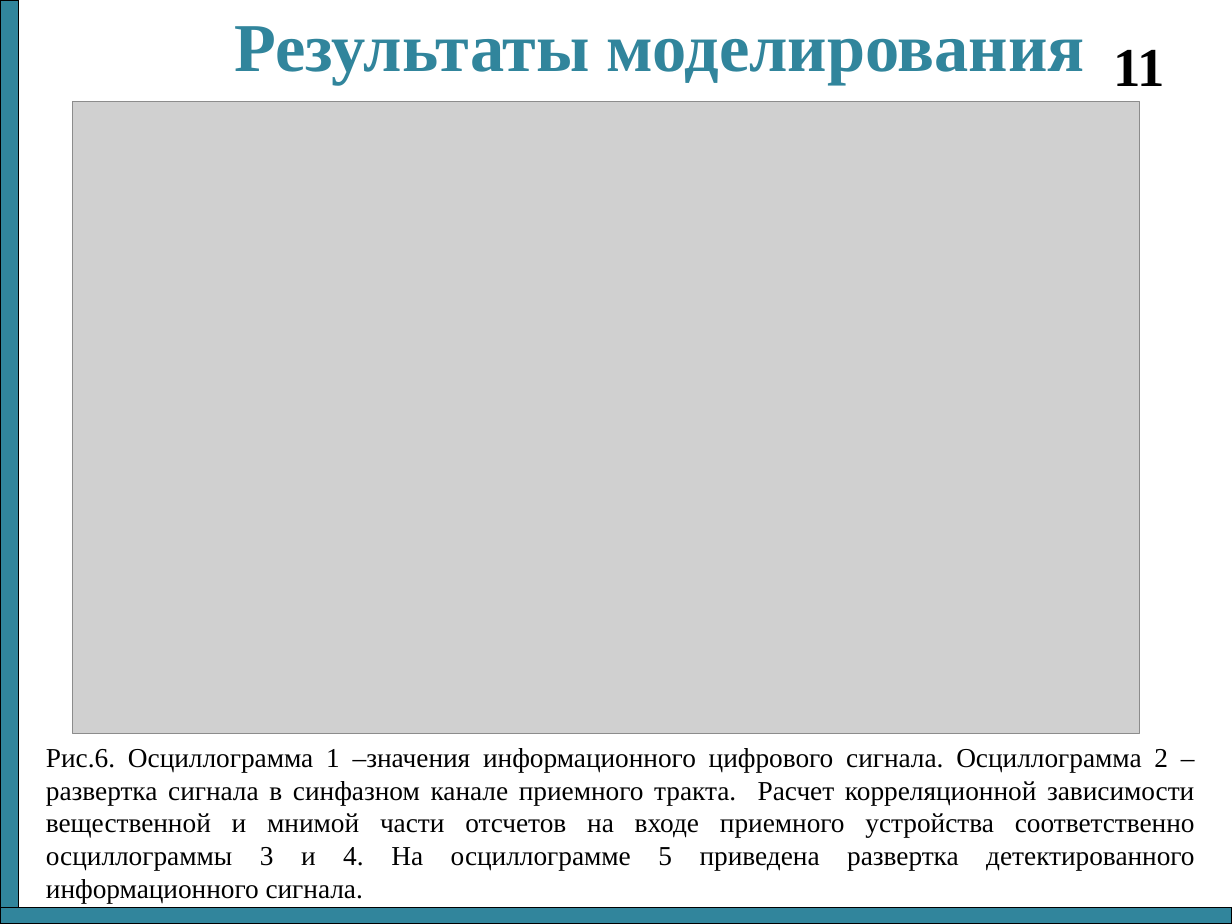
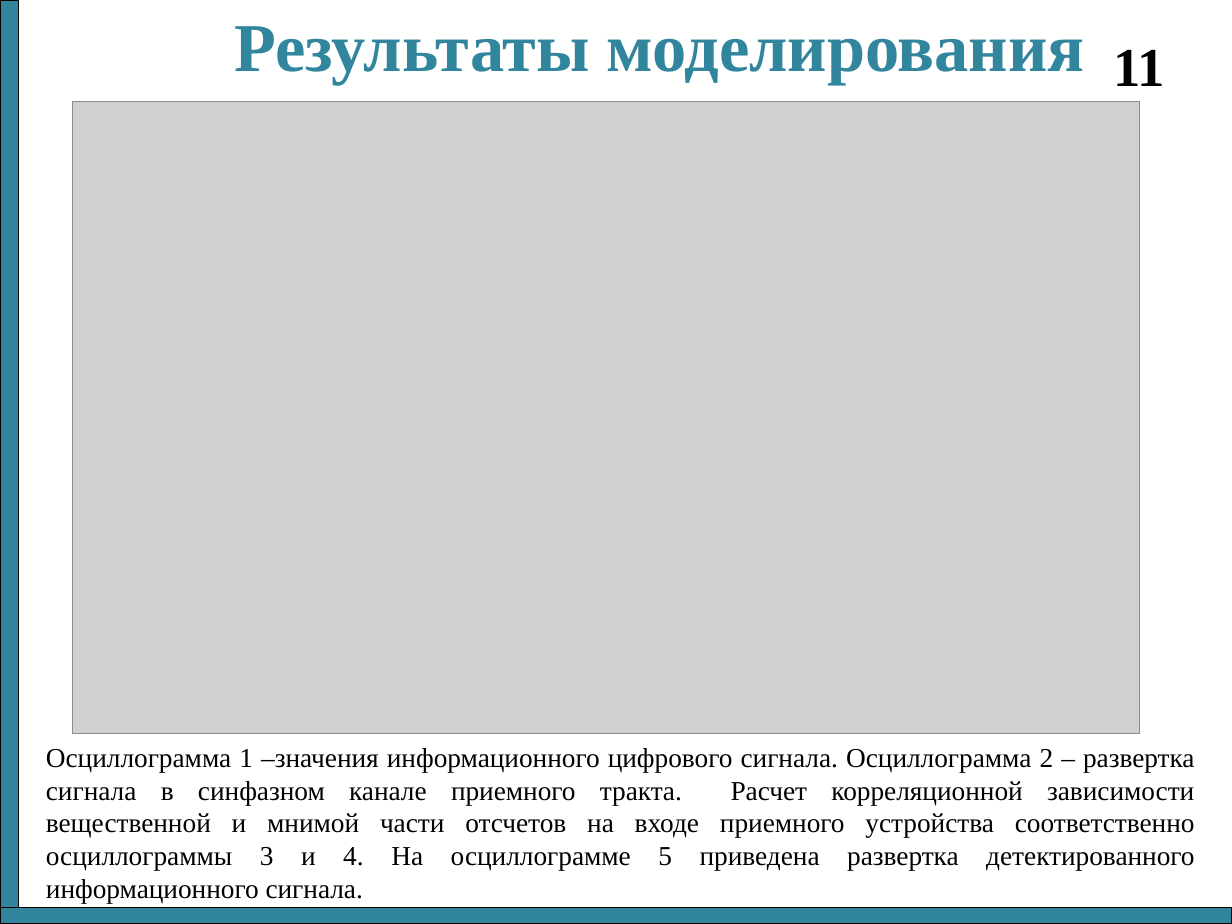
Before and after one commit to nikok94/dissertation, a slide deck: slide 11 of Отчет 3 семестр.ppt. Drawn at 1232x924 pixels with LibreOffice and Linux fonts; fonts in the diff are those of the drawing; grey boxes stand for pictures. Boxes give left, top, right and bottom in pixels: in the first picture for what was removed or moved away, otherwise in the second. Text is boxed around its words. In the diff, an @@ line names an element or a change of style, - is before the commit and + after.

```diff
--- a/Отчет 3 семестр.ppt
+++ b/Отчет 3 семестр.ppt
@@ text at (46,748,1195,903): text changed @@
-Рис.6. Осциллограмма 1 –значения информационного цифрового сигнала. Осциллограмма 2 – развертка сигнала в синфазном канале приемного тракта. Расчет корреляционной зависимости вещественной и мнимой части отсчетов на входе приемного устройства соответственно осциллограммы 3 и 4. На осциллограмме 5 приведена развертка детектированного информационного сигнала.
+Осциллограмма 1 –значения информационного цифрового сигнала. Осциллограмма 2 – развертка сигнала в синфазном канале приемного тракта. Расчет корреляционной зависимости вещественной и мнимой части отсчетов на входе приемного устройства соответственно осциллограммы 3 и 4. На осциллограмме 5 приведена развертка детектированного информационного сигнала.
```
Also in this commit, not shown: 3 other slides changed, 1 slide added, 1 slide removed, 1 other file.
